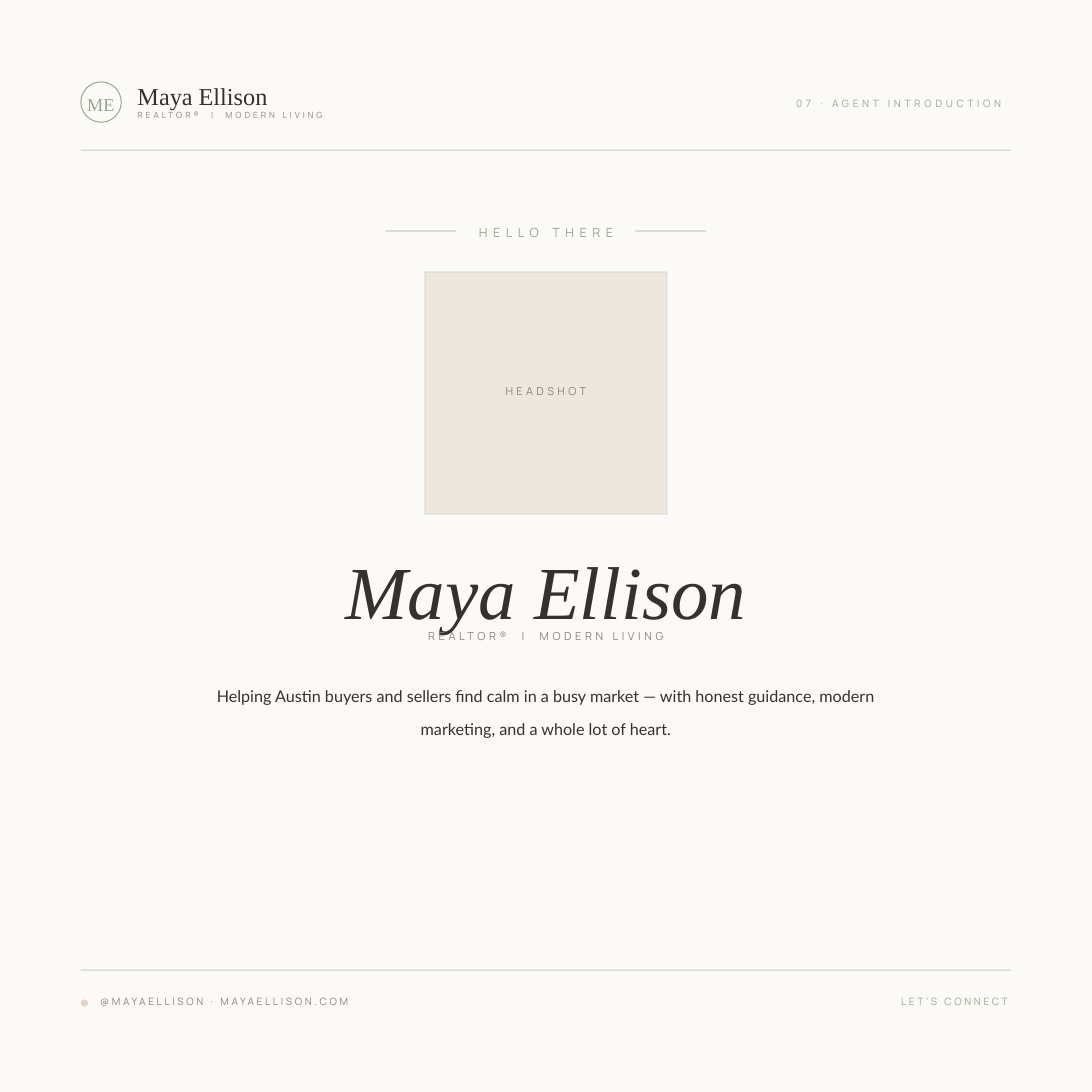
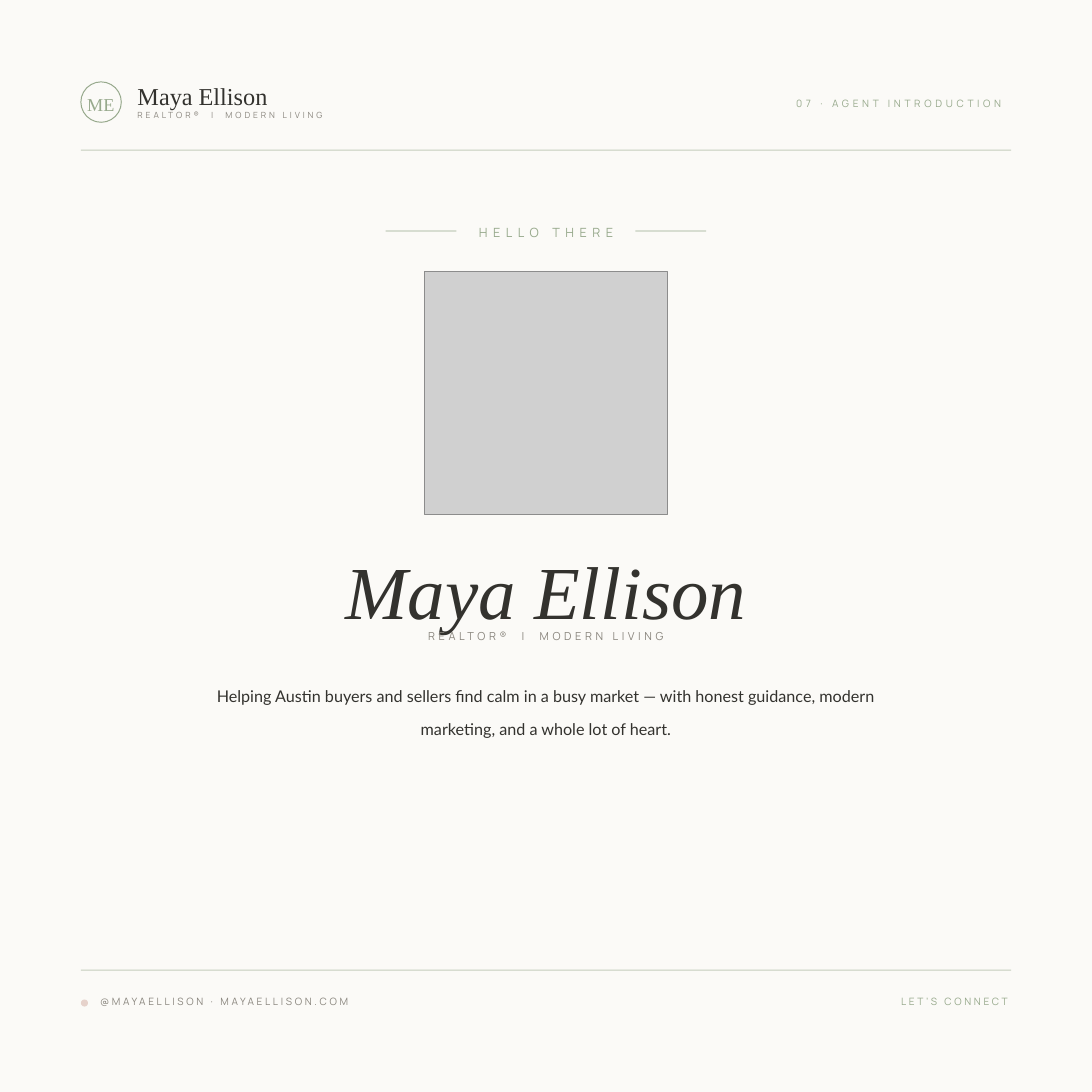
Before and after one commit to blacklizardint/Canva-Templates, a slide deck: slide 1 of bright-07-agent-intro.pptx. Drawn at 1092x1092 pixels with LibreOffice and Linux fonts; fonts in the diff are those of the drawing; grey boxes stand for pictures. Boxes give left, top, right and bottom in pixels: in the first picture for what was removed or moved away, otherwise in the second. Text is boxed around its words. In the diff, an @@ line names an element or a change of style, - is before the commit and + after.

```diff
--- a/bright-07-agent-intro.pptx
+++ b/bright-07-agent-intro.pptx
@@ rectangle removed at [425,272,668,514] @@
@@ rectangle removed at [425,272,668,273] @@
@@ rectangle removed at [425,272,426,514] @@
@@ picture added at [425,272,668,514] @@
@@ rectangle removed at [666,272,667,514] @@
@@ text removed at [506,387,587,395] @@
-HEADSHOT
@@ rectangle removed at [425,513,668,514] @@
```
Also in this commit, not shown: 40 other files.
